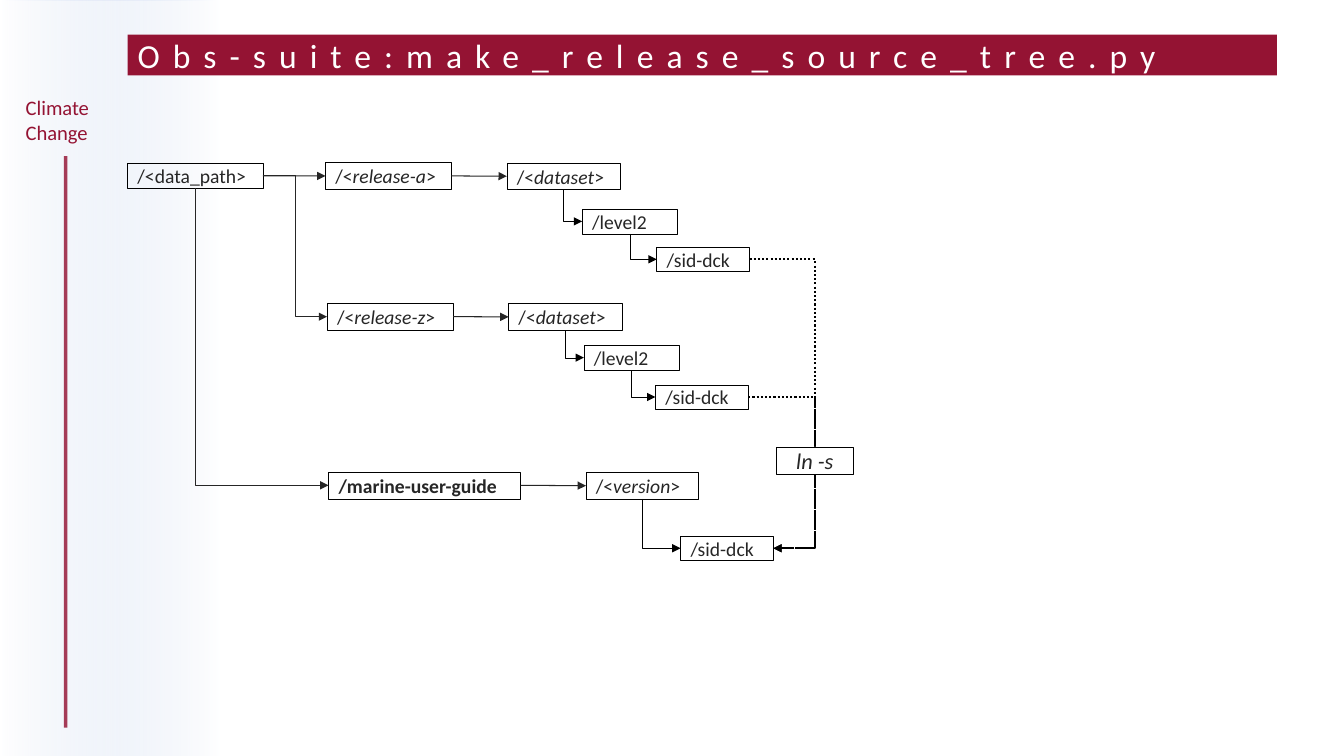
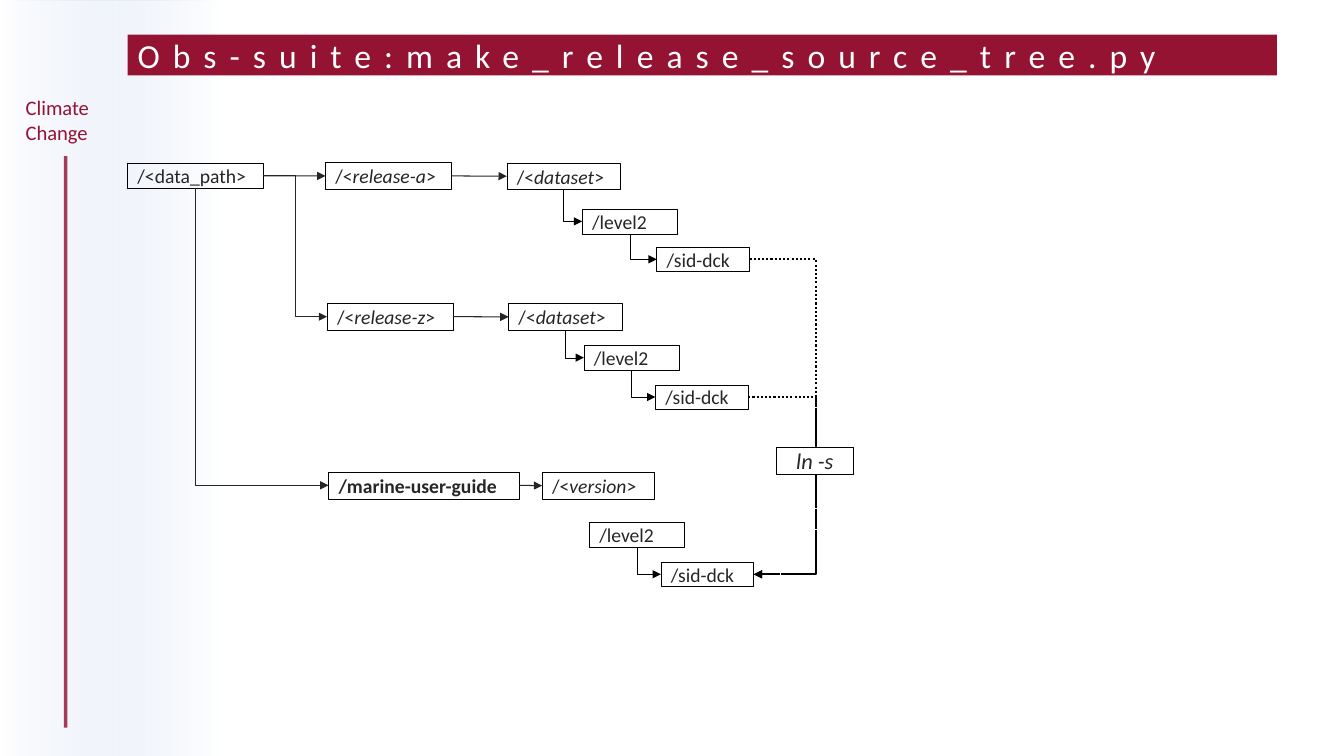
Before and after one commit to glamod/marine-user-guide2, a slide deck: slide 3 of docs/Figures.pptx. Drawn at 1344x756 pixels with LibreOffice and Linux fonts; fonts in the diff are those of the drawing; background and template pictures are left out. Boxes give left, top, right and bottom in pixels: in the first picture for what was removed or moved away, otherwise in the second. Text is boxed around its words. In the diff, an @@ line names an element or a change of style, - is before the commit and + after.

Commit message:
First commit

```diff
--- a/docs/Figures.pptx
+++ b/docs/Figures.pptx
@@ elbow arrow moved from (750, 259) - (773, 548) to (750, 259) - (754, 575) @@
@@ elbow arrow moved from (748, 397) - (773, 548) to (748, 397) - (754, 575) @@
@@ rectangle "/<version>": place and size @@
-rectangle "/<version>" at (586, 473, 698, 499)
+rectangle "/<version>" at (542, 473, 654, 499)
@@ arrow moved from (521, 486) - (586, 486) to (519, 486) - (542, 486) @@
@@ rectangle added at (590, 522, 685, 547), outline #000000 0.25 pt, 14 pt, text #262626 @@
+/level2
@@ elbow arrow moved from (642, 499) - (681, 548) to (637, 547) - (661, 575) @@
@@ rectangle "/sid-dck": place and size @@
-rectangle "/sid-dck" at (681, 536, 773, 561)
+rectangle "/sid-dck" at (661, 563, 754, 587)
```
